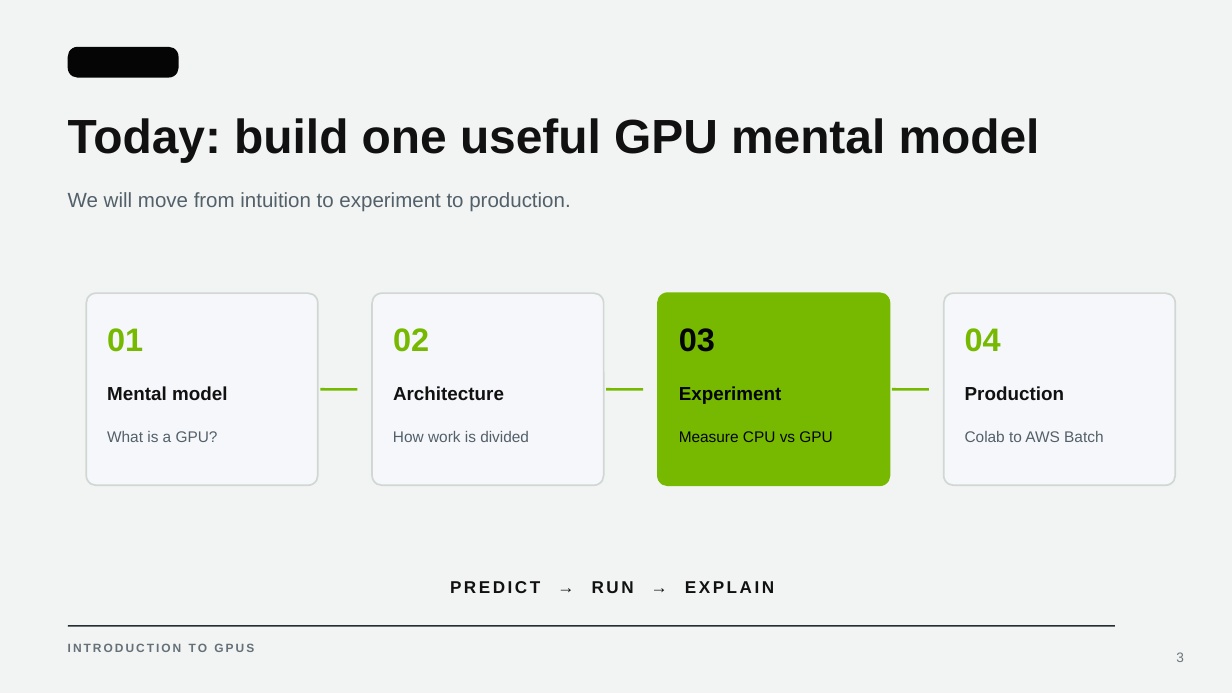
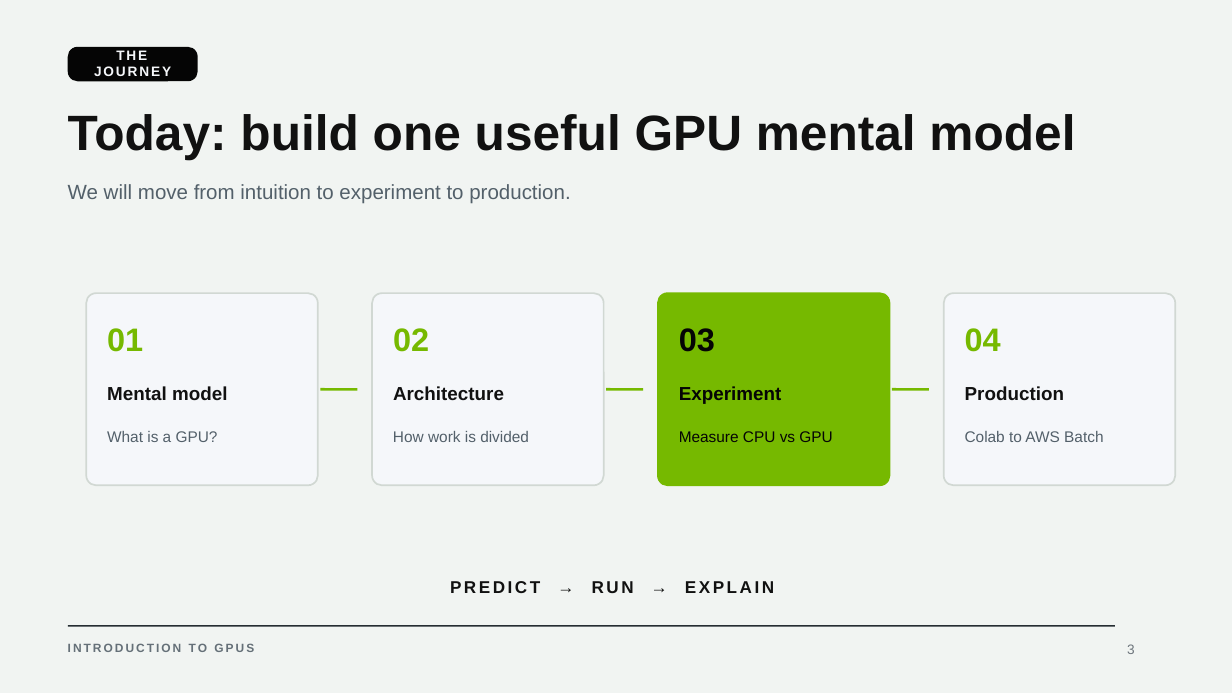
Before and after one commit to learnwithraghu/introduction-to-gpu, a slide deck: slide 3 of slides/introduction-to-gpu-slides.pptx. Drawn at 1232x693 pixels with LibreOffice and Linux fonts; fonts in the diff are those of the drawing. Boxes give left, top, right and bottom in pixels: in the first picture for what was removed or moved away, otherwise in the second. Text is boxed around its words. In the diff, an @@ line names an element or a change of style, - is before the commit and + after.

Commit message:
Polish GPU presentation layout

```diff
--- a/slides/introduction-to-gpu-slides.pptx
+++ b/slides/introduction-to-gpu-slides.pptx
@@ rounded rectangle: place and size @@
-rounded rectangle at bbox=[68, 47, 179, 78]
+rounded rectangle at bbox=[68, 47, 197, 81]
@@ rounded rectangle at bbox=[68, 47, 197, 81]: proportions changed @@
@@ text "THE JOURNEY": place and size @@
-text "THE JOURNEY" at bbox=[84, 46, 163, 77]
+text "THE JOURNEY" at bbox=[94, 50, 171, 76]
@@ text "THE JOURNEY" at bbox=[94, 50, 171, 76]: text colour #050505 to #F5F7FA, letter spacing 1.2 to 1.1 pt @@
@@ text "Today: build one useful GPU ..." at bbox=[68, 114, 1075, 160]: size 28 to 29 pt @@
@@ text "We will move from intuition ...": place and size @@
-text "We will move from intuition ..." at bbox=[68, 192, 570, 212]
+text "We will move from intuition ..." at bbox=[68, 184, 570, 204]
@@ page number: place and size @@
-page number at bbox=[1176, 652, 1184, 662]
+page number at bbox=[1127, 644, 1135, 654]
```
Also in this commit, not shown: 17 other slides changed, 2 other files.
